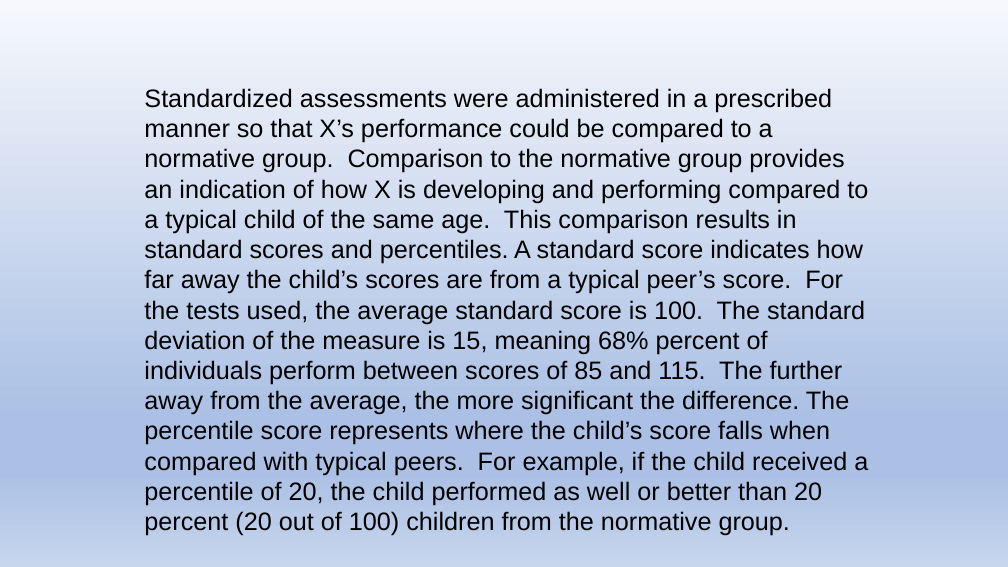
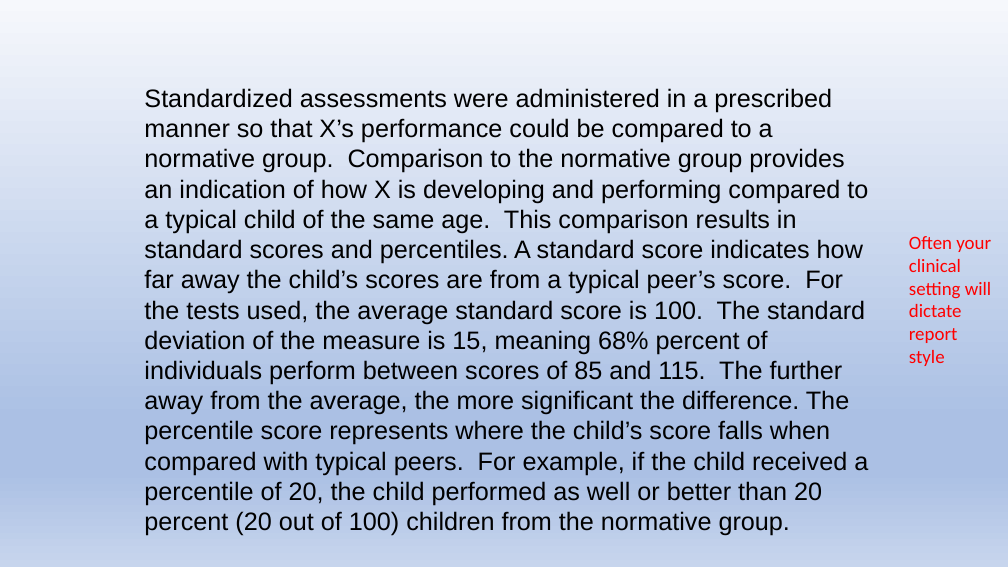
Before and after one commit to Jim-Wright90/cds431_sp22, a slide deck: slide 4 of slides/cds431_week4_1.pptx (slide 5 before the commit). Drawn at 1008x567 pixels with LibreOffice and Linux fonts; fonts in the diff are those of the drawing. Boxes give left, top, right and bottom in pixels: in the first picture for what was removed or moved away, otherwise in the second. Text is boxed around its words. In the diff, an @@ line names an element or a change of style, - is before the commit and + after.

```diff
--- a/slides/cds431_week4_1.pptx
+++ b/slides/cds431_week4_1.pptx
@@ text added at <box>909,236,991,366</box>, 18 pt, text #FF0000 @@
+Often your clinical setting will dictate report style
```
Also in this commit, not shown: 3 other slides changed, 1 slide removed, 1 other file.
